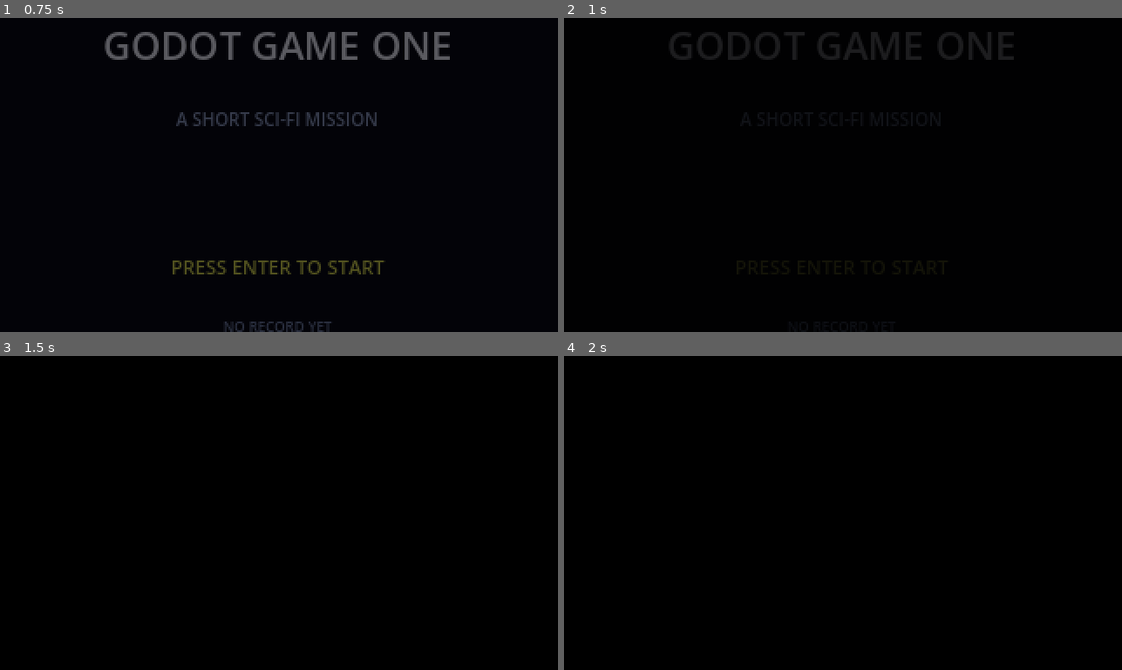
Above: before the commit, frames 1-4 (two rows, left to right).
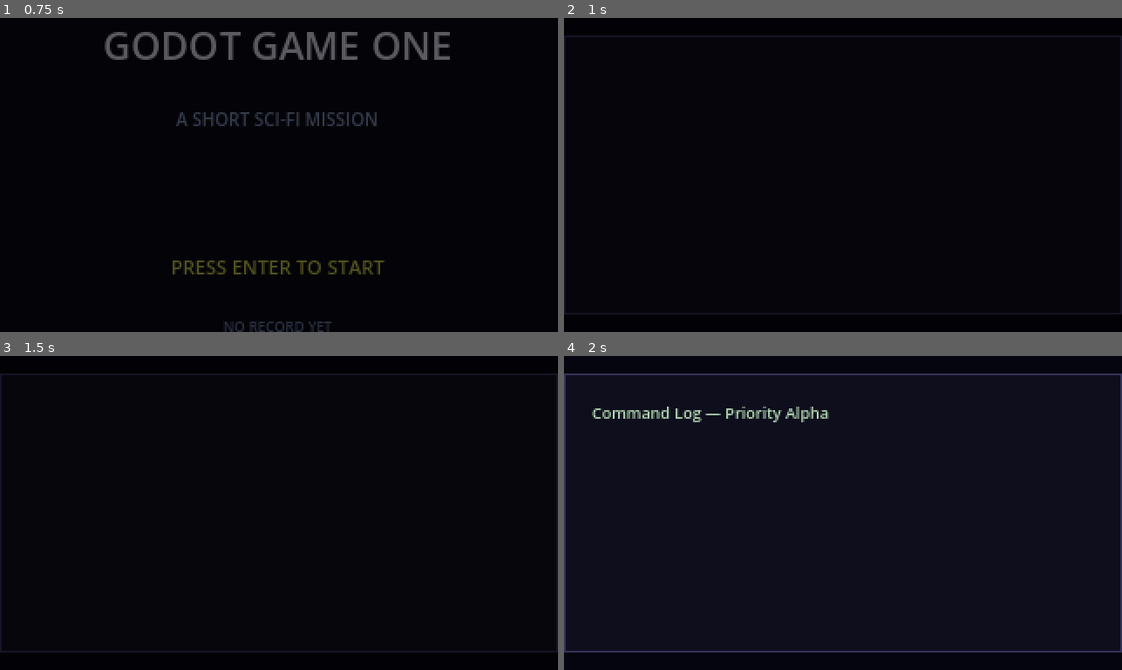
Above: after the commit, the same moments.

Repository: July-X/godot-game-one
Game: Godot game, scene res://scenes/main.tscn
Same seed, same stepped clock (60 frames per second), same inputs: the game is played once before the commit and once after it.
Inputs:
- Up to frame 1 (0.75 s): tap Enter (ui_accept) at 0.5 s; hold Right (ui_right) from 0.53 s (still down)
- Up to frame 2 (1 s): keep holding Right (ui_right); tap Enter (ui_accept) at 0.77 s
- Up to frame 3 (1.5 s): tap Enter (ui_accept) at 1.25 s; release Right (ui_right) at 1.28 s; hold Down (ui_down) from 1.28 s (still down)
- Up to frame 4 (2 s): keep holding Down (ui_down); tap Enter (ui_accept) at 1.52 s

Frame 1 is identical in both runs. In frame 2, 1.8% of the frame differs, in the area x 0-100%, y 4-95%; in frame 3, 1.7%; in frame 4, 89%, in the area x 0-100%, y 5-95%.
Error before the commit: Invalid call. Nonexistent function 'tween_signal' in base 'Tween'. (res://scripts/screen_transition.gd:15)

Commit message:
fix: 替换tween_signal为tween_callback（Godot 4.6 API变更）

Diff:
--- a/scripts/screen_transition.gd
+++ b/scripts/screen_transition.gd
@@ -12,7 +12,9 @@
 	overlay.visible = true
 	var tween := create_tween()
 	tween.tween_property(overlay, "color", Color(0, 0, 0, 1), duration)
-	tween.tween_signal(self, "transition_finished")
+	tween.tween_callback(func():
+		transition_finished.emit()
+	)
 
 func fade_in(duration: float = 0.3) -> void:
 	overlay.visible = true
@@ -21,5 +23,5 @@
 	tween.tween_property(overlay, "color", Color(0, 0, 0, 0), duration)
 	tween.tween_callback(func():
 		overlay.visible = false
+		transition_finished.emit()
 	)
-	tween.tween_signal(self, "transition_finished")
